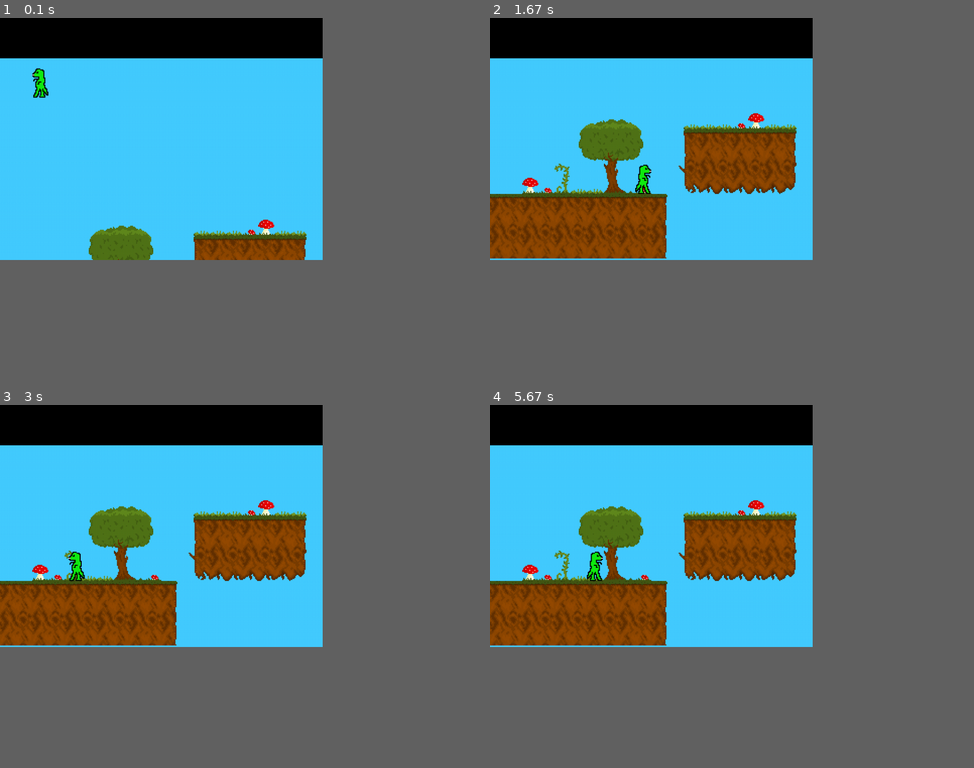
Above: before the commit, frames 1-4 (two rows, left to right).
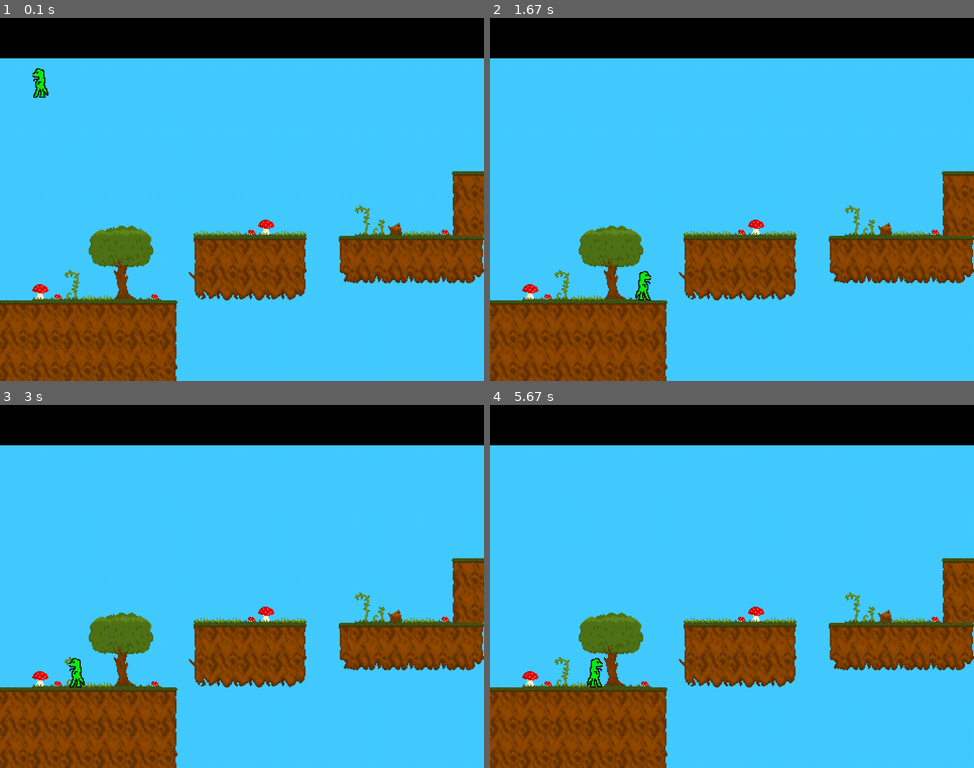
Above: after the commit, the same moments.

Repository: dscotton/worldtree_repo
Game: pygame game, started from worldtree/worldtree.py
Same seed, same stepped clock (60 frames per second), same inputs: the game is played once before the commit and once after it. The source is Python 2; it was converted automatically to run under Python 3.
Inputs:
- Up to frame 1 (0.1 s): no input
- Up to frame 2 (1.67 s): hold Right 0.33-0.8 s; hold Up 0.83-1.13 s; hold Right 1.17-1.63 s
- Up to frame 3 (3 s): hold Left 1.67-2.2 s; tap Space at 2.57 s; hold Left from 2.9 s (still down)
- Up to frame 4 (5.67 s): release Left at 3.3 s; hold Right 3.73-4.37 s; hold Left 4.8-5.27 s; hold Right from 5.3 s (still down)
The window is 600x450 before the commit and 900x675 after it. Grey fills any space a smaller window leaves; there, only what the larger window draws over its background counts as a difference.

The runs differ from the first frame. In frame 1, 20% of the frame differs, in the area x 0-100%, y 0-100%; in frame 2, 35%; in frame 3, 35%; in frame 4, 35%.

Commit message:
Refactoring some hero.py functions into a common class and added a fiew fields in preparation for creating enemies.

Diff:
--- /dev/null
+++ b/worldtree/characters/character.py
@@ -0,0 +1,106 @@
+"""
+Abstract class representing any game character.
+
+Created on Jun 11, 2012
+
+@author: dscotton@gmail.com (David Scotton)
+"""
+
+import os
+
+import pygame
+
+import controller
+import game_constants
+
+# Enum of possible character action states.
+STAND = 1
+WALK = 2
+JUMP = 3
+RUN = 4
+LEFT = controller.LEFT
+RIGHT = controller.RIGHT
+PATH = os.path.join('media', 'sprites')
+
+class Character(pygame.sprite.Sprite):
+  """Characters include the PC, NPCs, and enemies.
+
+  Attributes:
+    hp: int current hit points.
+    invulnerable: int number of frames this character is invulnerable for. Negative numbers mean
+      permanent invulnerability.
+    solid: boolean whether or not other Characters can pass through this one.
+    harmful: boolean whether colliding with this Character causes damage.
+    image: pygame.Surface. Required for all Sprite subclasses, should be overridden by the child.
+  """
+
+  # Override these in child classes to change movement behavior.
+  GRAVITY = 0
+  TERMINAL_VELOCITY = 0
+  SPEED = 0
+  WIDTH = 32
+  HEIGHT = 32
+  SIZE = (WIDTH, HEIGHT)
+  DEFAULT_STATE = (STAND, LEFT)
+
+  def __init__(self):
+    pygame.sprite.Sprite.__init__(self)
+    self.hp = 1
+    self.invulnerable = False
+    self.solid = True
+    self.harmful = False
+
+  @classmethod
+  def LoadImage(cls, filename):
+    """Load and return a sprite image from its filename."""
+    # TODO: This should really be in a shared class.
+    try:
+      return pygame.image.load(os.path.join(PATH, filename)).convert_alpha()
+    except pygame.error:
+      placeholder = pygame.Surface(cls.SIZE).convert_alpha()
+      placeholder.fill(cls.COLOR)
+      return placeholder
+
+  def Walk(self, direction):
+    if self.action != JUMP:
+      self.action = WALK
+    if direction == LEFT:
+      self.direction = LEFT
+      self.movement[0] = -self.SPEED
+    elif direction == RIGHT:
+      self.direction = RIGHT
+      self.movement[0] = self.SPEED
+
+  def Gravity(self):
+    """Apply the force of gravity to the character.
+
+    This should only be called when the character is in the air (in JUMP action).
+    """
+    if self.movement[1] < self.TERMINAL_VELOCITY:
+      self.movement[1] = min(self.movement[1] + self.GRAVITY, self.TERMINAL_VELOCITY)
+
+  def GetMove(self):
+    """Method for getting the unit's movement vector.
+
+    Must be implemented by any subclass that doesn't also override update().
+    """
+    raise NotImplementedError()
+
+  def WalkBackAndForth(self):
+    """Get movement for walking back and forth on the current platform occupied."""
+
+  def update(self):
+    new_rect = self.environment.AttemptMove(self, self.GetMove())
+    if self.environment.IsRectSupported(self.Hitbox()):
+      self.Supported()
+    else:
+      # If the character actually is falling, set them in jump status.
+      self.action = JUMP
+      self.Gravity()
+    self.SetCurrentImage()
+    self.last_state = self.state
+
+    self.rect = new_rect
+
+  def __repr__(self):
+    str(type(self))
--- /dev/null
+++ b/worldtree/characters/enemies.py
@@ -0,0 +1,23 @@
+"""
+Abstract class representing any game character.
+
+Created on Jun 11, 2012
+
+@author: dscotton@gmail.com (David Scotton)
+"""
+
+import pygame
+
+import character
+import game_constants
+
+class Badger(character.Character):
+  """Class for the notorious primary foe, the badger."""
+
+  def __init__(self):
+    self.hp = 50
+    self.harmful = True
+    # TODO: assign self.image to something
+
+  def GetMove(self):
+    """Get the movement vector for the badger."""
--- a/worldtree/characters/hero.py
+++ b/worldtree/characters/hero.py
@@ -13,20 +13,12 @@
 
 import pygame
 
+import character
 import controller
 import game_constants
 
-# TODO(dscotton): These almost certainly belong a level higher, in a shared character class.
-# Descriptive constants
-STAND = 1
-WALK = 2
-JUMP = 3
-RUN = 4
-LEFT = controller.LEFT
-RIGHT = controller.RIGHT
-PATH = os.path.join('media', 'sprites')
 
-class Hero(pygame.sprite.Sprite):
+class Hero(character.Character):
   """The player character.
 
   Attributes:
@@ -57,14 +49,14 @@
   HEIGHT = 58
   SIZE = (WIDTH, HEIGHT)
   COLOR = (0x00, 0xFF, 0x66)
-  DEFAULT_STATE = (STAND, LEFT)
+  DEFAULT_STATE = (character.STAND, character.LEFT)
   SPEED = 4
-  JUMP = 24
+  JUMP_FORCE = 24
   GRAVITY = 2
   TERMINAL_VELOCITY = 8
 
   def __init__(self, environment, position=(0, 0)):
-    pygame.sprite.Sprite.__init__(self)
+    character.Character.__init__(self)
 
     # Load the sprite graphics once so we don't need to reload on the fly.
     # TODO: These ideally would be class constants, but because of the dependency on LoadImage
@@ -96,17 +88,6 @@
                        self.rect.top + 1 - game_constants.MAP_POSITION[1],
                        self.rect.width - 2, self.rect.height - 2)
 
-  @classmethod
-  def LoadImage(cls, filename):
-    """Load and return a sprite image from its filename."""
-    # TODO: This should really be in a shared class.
-    try:
-      return pygame.image.load(os.path.join(PATH, filename)).convert_alpha()
-    except pygame.error:
-      placeholder = pygame.Surface(cls.SIZE).convert_alpha()
-      placeholder.fill(cls.COLOR)
-      return placeholder
-
   def HandleInput(self):
     """Handles user input to move the character and change his action."""
     actions = controller.GetInput()
@@ -114,50 +95,32 @@
         (controller.LEFT not in actions and controller.RIGHT not in actions)):
       self.StopMoving()
     elif controller.LEFT in actions:
-      self.Walk(LEFT)
+      self.Walk(character.LEFT)
     elif controller.RIGHT in actions:
-      self.Walk(RIGHT)
+      self.Walk(character.RIGHT)
     if controller.JUMP in actions:
       self.Jump()
     else:
       self.StopUpwardMovement()
 
-  def Walk(self, direction):
-    if self.action != JUMP:
-      self.action = WALK
-    if direction == LEFT:
-      self.direction = LEFT
-      self.movement[0] = -self.SPEED
-    elif direction == RIGHT:
-      self.direction = RIGHT
-      self.movement[0] = self.SPEED
-
   def StopMoving(self):
-    if self.action != JUMP:
-      self.action = STAND
+    if self.action != character.JUMP:
+      self.action = character.STAND
     self.movement[0] = 0
 
   def StopUpwardMovement(self):
-    if self.action == JUMP and self.movement[1] < 0:
+    if self.action == character.JUMP and self.movement[1] < 0:
       self.movement[1] = 0
 
   def Jump(self):
-    if self.action != JUMP:
-      self.movement[1] = self.movement[1] - self.JUMP
-    self.action = JUMP
+    if self.action != character.JUMP:
+      self.movement[1] = self.movement[1] - self.JUMP_FORCE
+    self.action = character.JUMP
 
   def Supported(self):
     """The character is standing on something solid. This is the only way to leave JUMP action."""
-    self.action = STAND
+    self.action = character.STAND
     self.movement[1] = 0
-
-  def Gravity(self):
-    """Decreases the character's upward momentum.
-
-    This should only be called when the character is in the air (in JUMP action).
-    """
-    if self.movement[1] < self.TERMINAL_VELOCITY:
-      self.movement[1] = min(self.movement[1] + self.GRAVITY, self.TERMINAL_VELOCITY)
 
   def SetCurrentImage(self):
     """Sets the image to the appropriate one for the current action, if it exists.
@@ -168,20 +131,18 @@
     # A dict of state->image seemed nice and pythonic at first, but it's not nearly as good
     # at handling cases where we don't want a different image for every possible state. This
     # way we can only apply animation logic when there are multiple frames to animate.
-    if LEFT == self.direction:
+    if character.LEFT == self.direction:
       self.image = self.STAND_LEFT
-    elif RIGHT == self.direction:
+    elif character.RIGHT == self.direction:
       self.image = self.STAND_RIGHT
 
   def update(self):
-    # TODO: It is now possible to walk off the edge of the screen if it isn't blocked by an
-    # impassible tile - should this be fixed?
     new_rect = self.environment.AttemptMove(self, self.movement)
     if self.environment.IsRectSupported(self.Hitbox()):
       self.Supported()
     else:
       # If the character actually is falling, set them in jump status.
-      self.action = JUMP
+      self.action = character.JUMP
       self.Gravity()
     self.SetCurrentImage()
     self.last_state = self.state
--- a/worldtree/game_constants.py
+++ b/worldtree/game_constants.py
@@ -11,14 +11,10 @@
 import os
 
 GAME_NAME = 'World Tree'
-# SCREEN_WIDTH = 960
-# SCREEN_HEIGHT = 720
-SCREEN_WIDTH = 640
-SCREEN_HEIGHT = 480
-# MAP_WIDTH = 960
-# MAP_HEIGHT = 640
-MAP_WIDTH = 640
-MAP_HEIGHT = 400
+SCREEN_WIDTH = 960
+SCREEN_HEIGHT = 720
+MAP_WIDTH = 960
+MAP_HEIGHT = 640
 MAP_POSITION = (0, SCREEN_HEIGHT - MAP_HEIGHT)
 SCROLL_MARGIN = 160
 SCREEN_SIZE = (SCREEN_WIDTH, SCREEN_HEIGHT)
Binary file removed: worldtree/media/tiles/tilesetwoods2.png
